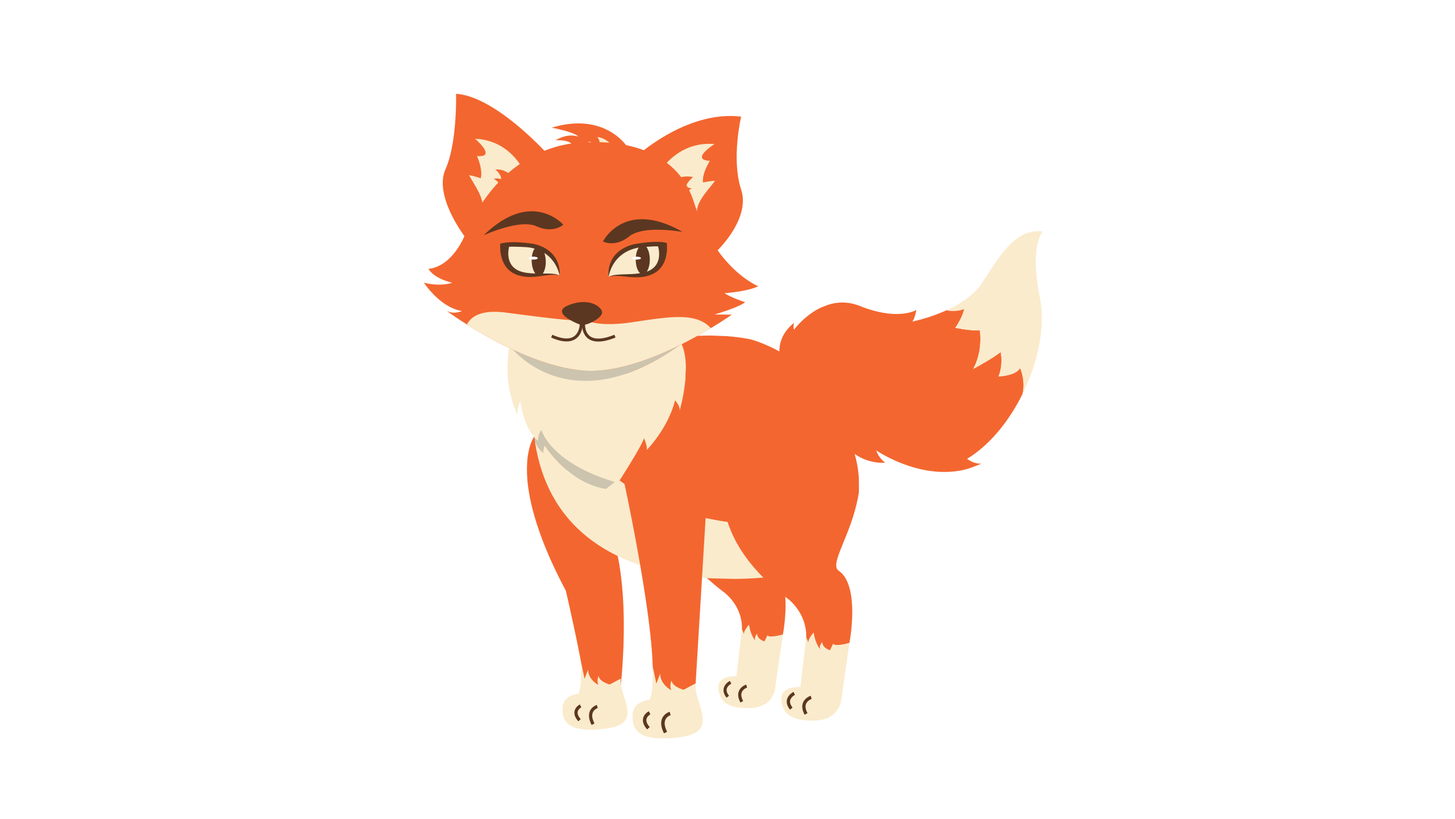
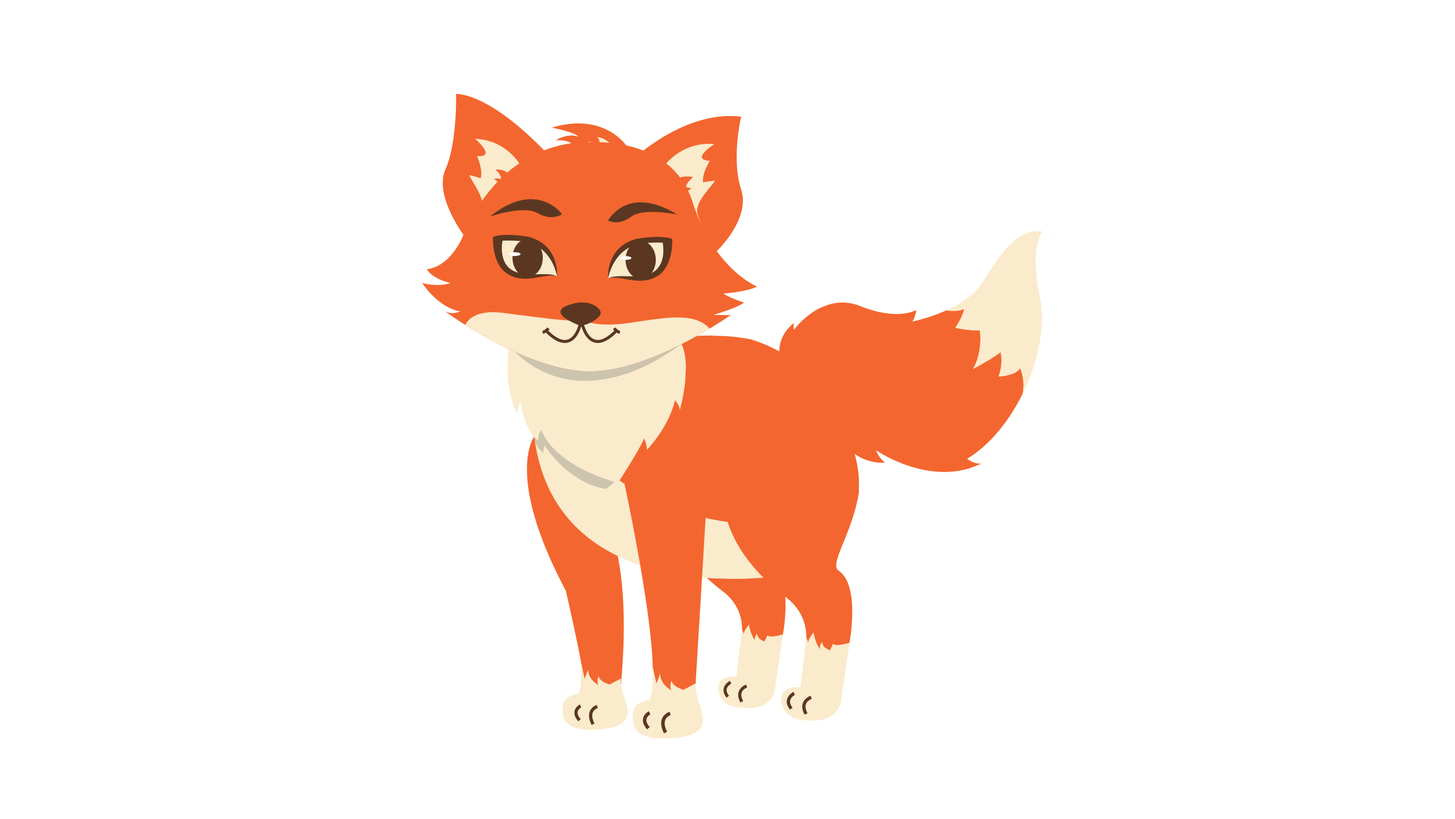
Layers edited between the first and the second 1455 x 819 image:
painted on "Векторный смарт-объект" (3rd of 11) over [422, 142, 759, 372]
